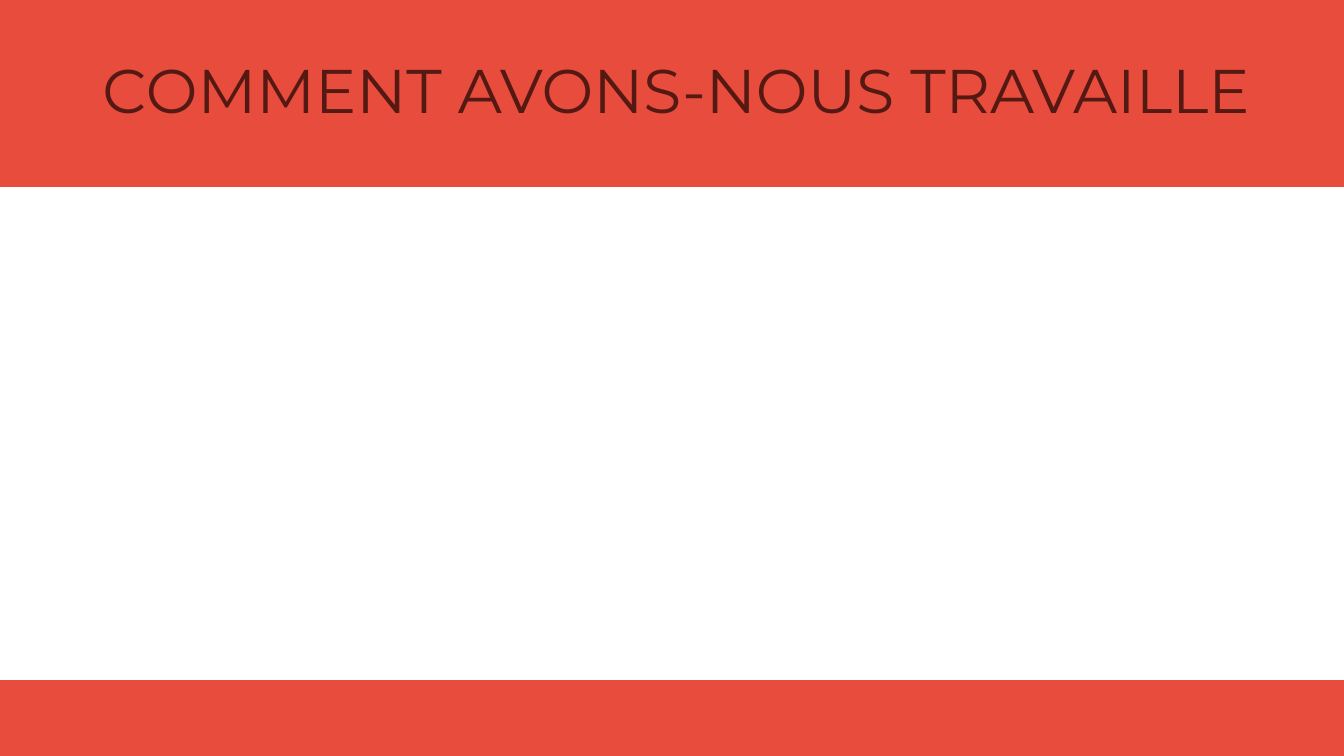
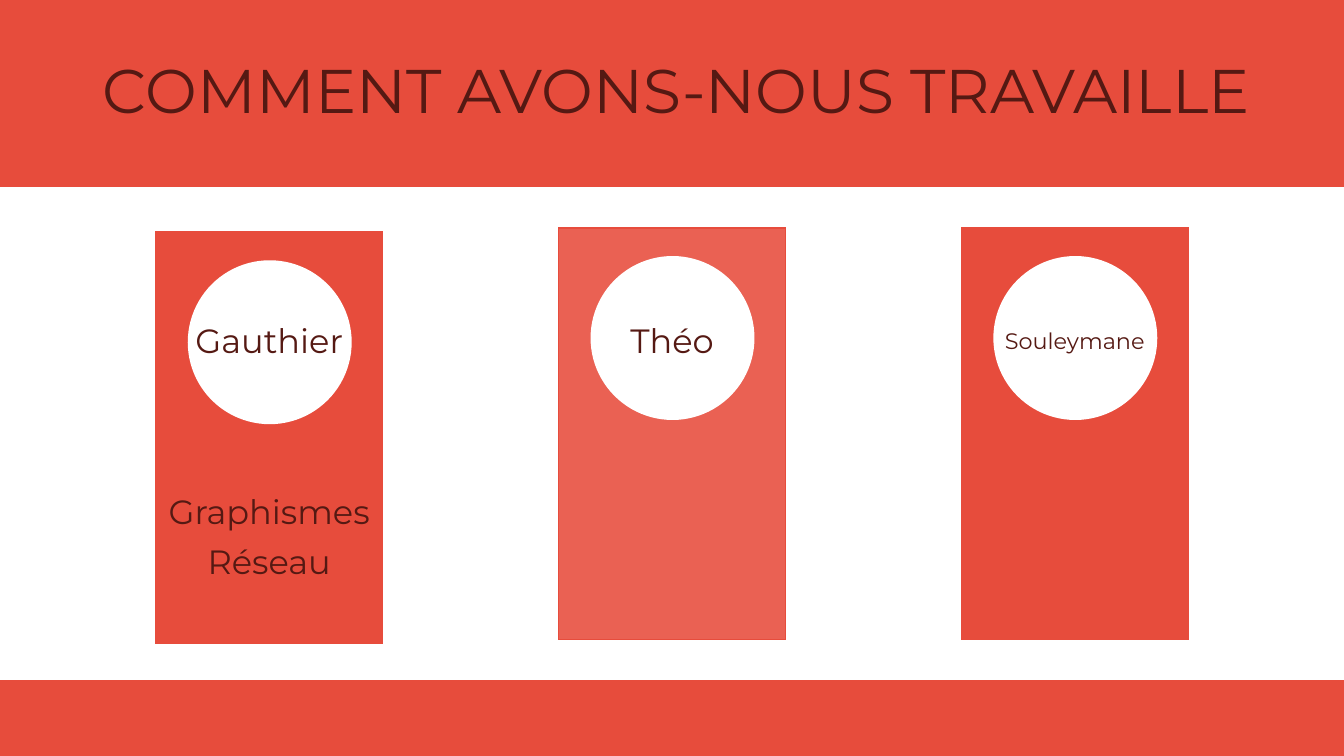
Before and after one commit to GauPanisset/Projet2A, a slide deck: slide 7 of Projet2AInter.pptx. Drawn at 1344x756 pixels with LibreOffice and Linux fonts; fonts in the diff are those of the drawing. Boxes give left, top, right and bottom in pixels: in the first picture for what was removed or moved away, otherwise in the second. Text is boxed around its words. In the diff, an @@ line names an element or a change of style, - is before the commit and + after.

Commit message:
Presentation 2

```diff
--- a/Projet2AInter.pptx
+++ b/Projet2AInter.pptx
@@ rectangle added at bbox=[156, 232, 383, 643], fill #E74C3C, outline #E74C3C 1 pt @@
@@ rectangle added at bbox=[559, 228, 785, 639], fill #EA6153, outline #E74C3C 1 pt @@
@@ rectangle added at bbox=[962, 228, 1189, 639], fill #E74C3C, outline #E74C3C 1 pt @@
@@ ellipse added at bbox=[188, 260, 352, 424], fill #FFFFFF @@
@@ ellipse added at bbox=[591, 256, 755, 420], fill #FFFFFF @@
@@ ellipse added at bbox=[993, 256, 1157, 420], fill #FFFFFF @@
@@ text added at bbox=[195, 328, 343, 354], 24 pt, text #551913 @@
+Gauthier
@@ text added at bbox=[630, 328, 713, 353], 24 pt, text #551913 @@
+Théo
@@ text added at bbox=[1005, 332, 1145, 354], 16 pt, text #551913 @@
+Souleymane
@@ text added at bbox=[169, 499, 370, 574], 24 pt, text #551913 @@
+Graphismes
+Réseau
```
Also in this commit, not shown: 2 slides added, 2 slides removed.
